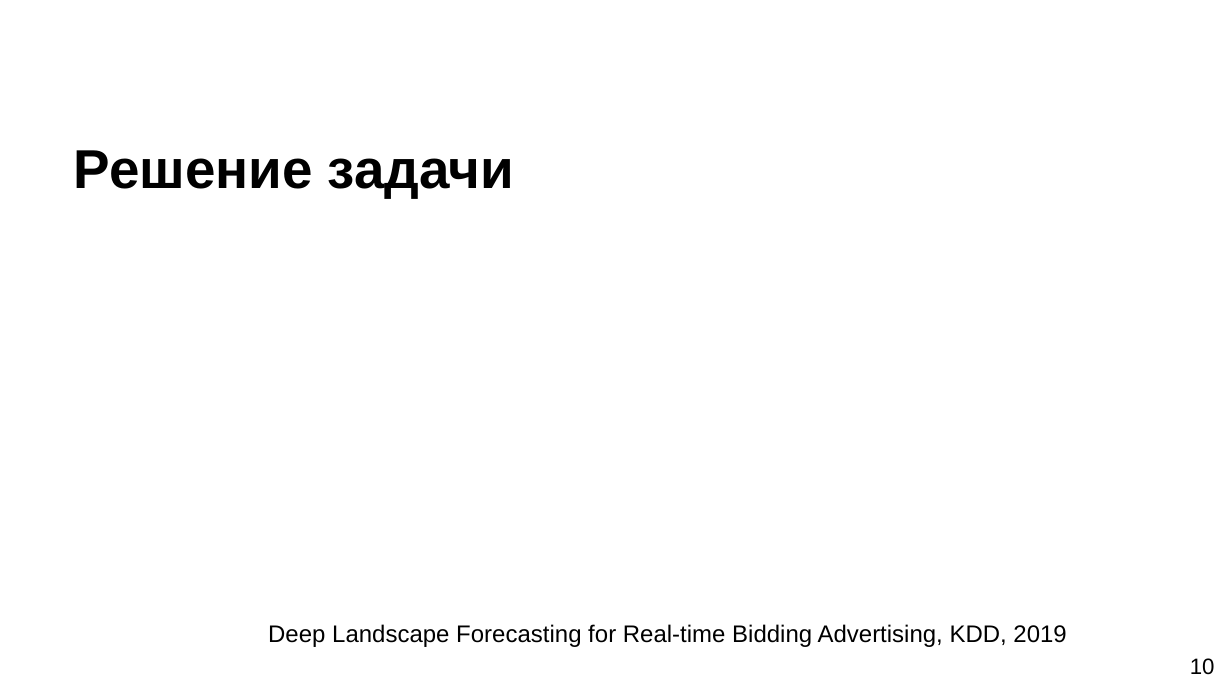
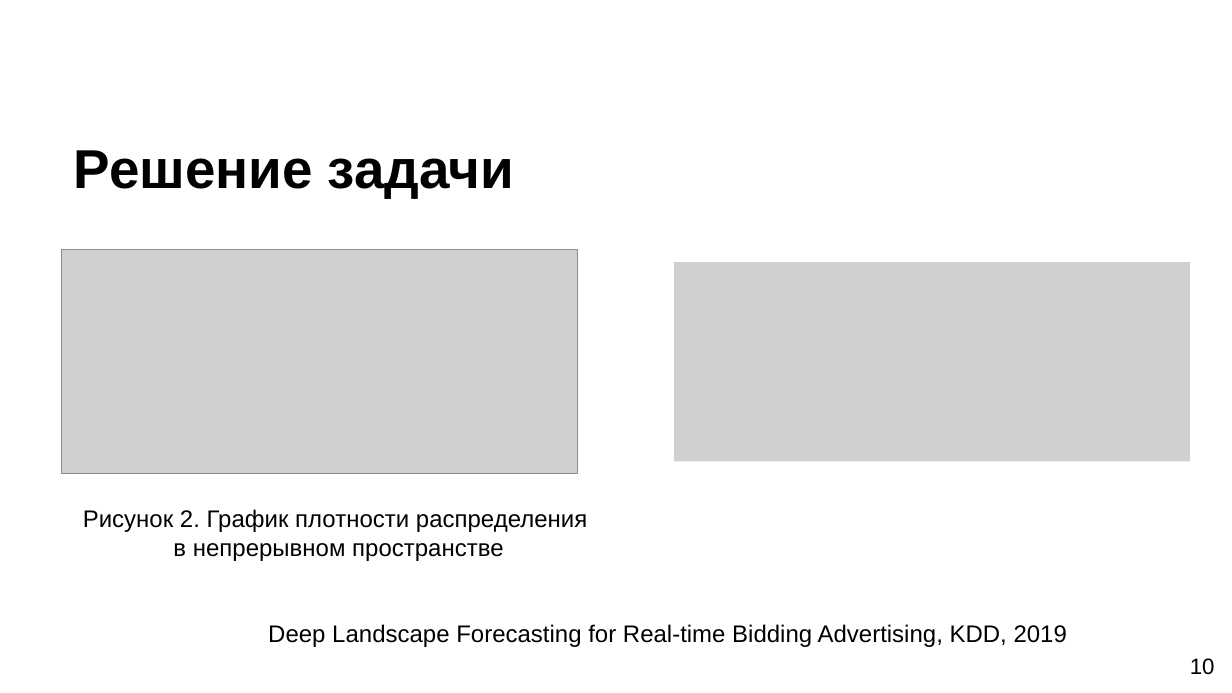
Before and after one commit to SerTelnov/landscape-forecasting, a slide deck: slide 10 of stuff/docs/2020-pps-forecasting.pptx. Drawn at 1232x693 pixels with LibreOffice and Linux fonts; fonts in the diff are those of the drawing; grey boxes stand for pictures; background and template pictures are left out. Boxes give left, top, right and bottom in pixels: in the first picture for what was removed or moved away, otherwise in the second. Text is boxed around its words. In the diff, an @@ line names an element or a change of style, - is before the commit and + after.

```diff
--- a/stuff/docs/2020-pps-forecasting.pptx
+++ b/stuff/docs/2020-pps-forecasting.pptx
@@ picture added at [62, 250, 578, 474] @@
@@ picture added at [674, 262, 1190, 462] @@
@@ text added at [83, 509, 587, 561], 14 pt, text #000000 @@
+Рисунок 2. График плотности распределения
+в непрерывном пространстве
```
Also in this commit, not shown: 9 other slides changed, 1 slide added, 3 slides removed, 6 other files.
